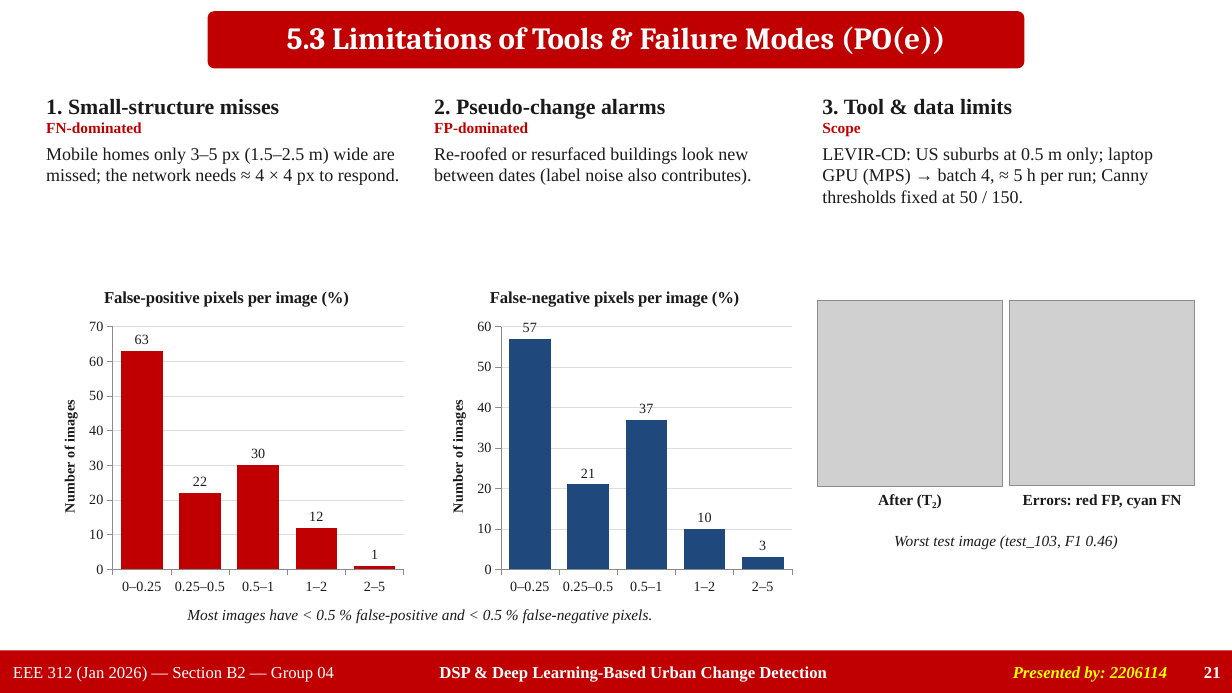
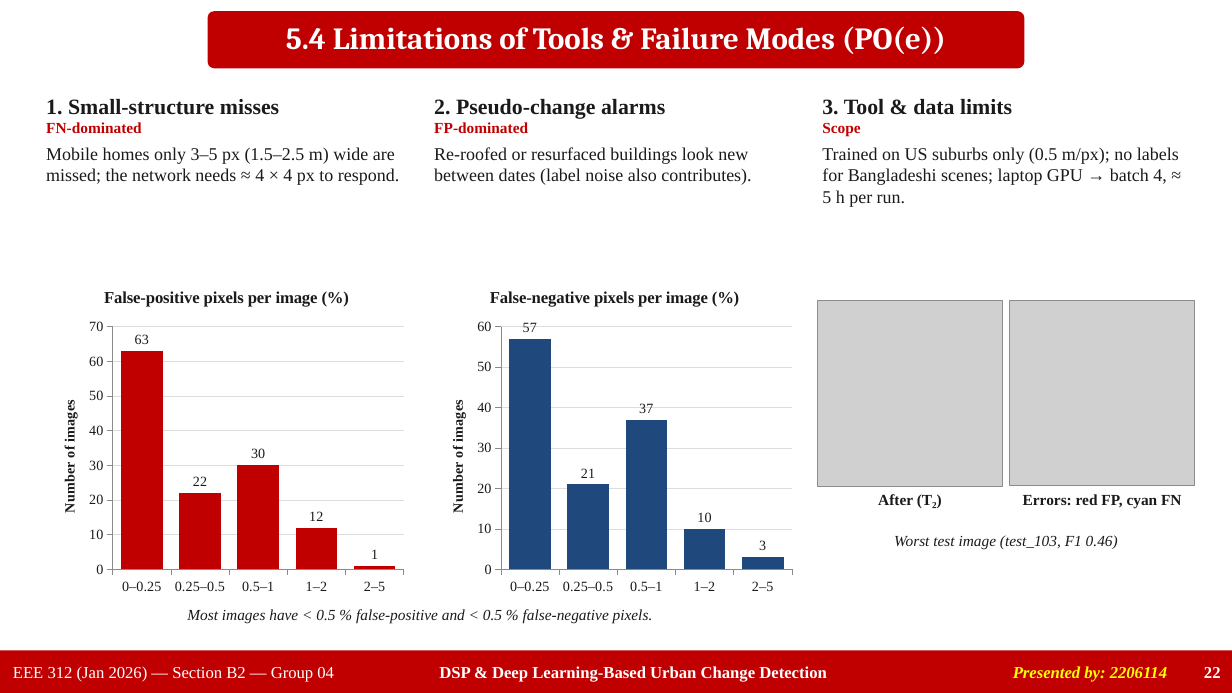
Before and after one commit to ahasanhabibkawsar/EEE-312-Group-04-Urban-change-detection-DSP-deep-learning-, a slide deck: slide 22 of presentation/Group04_EEE312_Final_Presentation.pptx (slide 21 before the commit). Drawn at 1232x693 pixels with LibreOffice and Linux fonts; fonts in the diff are those of the drawing; grey boxes stand for pictures. Boxes give left, top, right and bottom in pixels: in the first picture for what was removed or moved away, otherwise in the second. Text is boxed around its words. In the diff, an @@ line names an element or a change of style, - is before the commit and + after.

```diff
--- a/presentation/Group04_EEE312_Final_Presentation.pptx
+++ b/presentation/Group04_EEE312_Final_Presentation.pptx
@@ text at <box>286,26,946,54</box>: text changed @@
-5.3 Limitations of Tools & Failure Modes (PO(e))
+5.4 Limitations of Tools & Failure Modes (PO(e))
@@ text at <box>822,147,1179,207</box>: text changed @@
-LEVIR-CD: US suburbs at 0.5 m only; laptop GPU (MPS) → batch 4, ≈ 5 h per run; Canny thresholds fixed at 50 / 150.
+Trained on US suburbs only (0.5 m/px); no labels for Bangladeshi scenes; laptop GPU → batch 4, ≈ 5 h per run.
@@ page number at <box>1204,667,1221,678</box>: text changed @@
-21
+22
```
Also in this commit, not shown: 5 other slides changed, 2 slides added, 1 slide removed, 21 other files.
